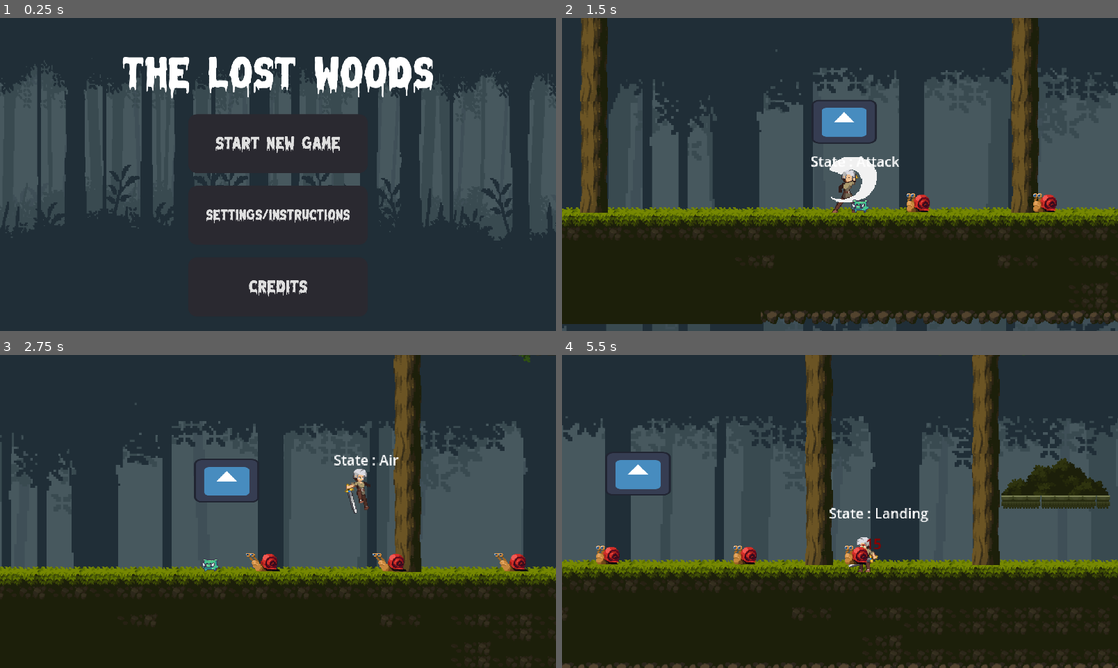
Above: before the commit, frames 1-4 (two rows, left to right).
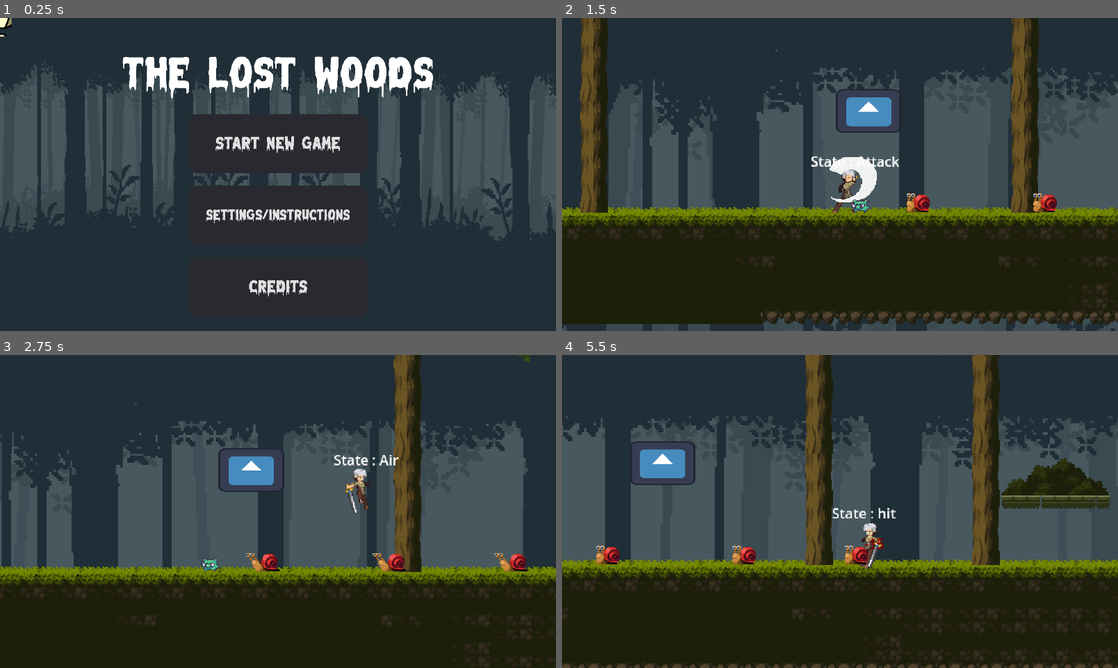
Above: after the commit, the same moments.

Repository: Pikalyx/The-Lost_Woods
Game: Godot game, scene res://main_menu.tscn
Same seed, same stepped clock (60 frames per second), same inputs: the game is played once before the commit and once after it. The engine's default icon, where the game draws it, is replaced by a stand-in: a white triangle on a blue panel in a dark square.
Inputs:
- Up to frame 1 (0.25 s): no input
- Up to frame 2 (1.5 s): click "Start New Game" at 0.5 s; hold D (right) from 1.28 s (still down); hold F (attack) from 1.28 s (still down)
- Up to frame 3 (2.75 s): keep holding D (right); tap Space (jump) at 1.52, 1.55, 1.82, 2.1, 2.27, 2.57 s; release F (attack) at 2.03 s; tap F (attack) at 2.3 s
- Up to frame 4 (5.5 s): release D (right) at 2.78 s; hold A (left) 2.78-3.53 s; hold F (attack) 2.78-3.53 s; tap Space (jump) at 3.05, 3.77, 4.07, 5.27 s; hold D (right) 3.53-5.03 s; tap F (attack) at 3.6, 5.1 s; hold Space (jump) 4.28-5.03 s; hold A (left) from 5.03 s (still down)

The runs differ from the first frame. In frame 1, less than 0.1% of the frame differs, in the area x 0-3%, y 0-6%; in frame 2, 1.9%; in frame 3, 1.9%; in frame 4, 2.8%, in the area x 8-66%, y 27-70%.

Commit message:
Add Death state

Diff:
--- a/Character/HitState.gd
+++ b/Character/HitState.gd
@@ -5,6 +5,7 @@
 @export var damageable : Damageable
 @export var dead_state : State
 @export var dead_animation_node : String = "dead"
+@export var hit_animation_node : String = "hit"
 @export var knockback_speed : float = 100.0
 @export var return_state : State
 
@@ -19,6 +20,7 @@
 	if(damageable.health > 0):
 		character.velocity = knockback_speed * knockback_direction
 		emit_signal("interrupt_state", self)
+		playback.travel(hit_animation_node)
 	else:
 		emit_signal("interrupt_state",dead_state)
 		playback.travel(dead_animation_node)
--- a/Character/player.tscn
+++ b/Character/player.tscn
@@ -14,6 +14,7 @@
 [ext_resource type="Script" path="res://Character/StateDebugLabel.gd" id="11_etpgi"]
 [ext_resource type="Script" path="res://Character/State.gd" id="12_4kl6k"]
 [ext_resource type="Script" path="res://Character/Sword.gd" id="12_ge70g"]
+[ext_resource type="Script" path="res://Character/HitState.gd" id="13_ljs1y"]
 [ext_resource type="Script" path="res://Character/FacingCollisionShape2D.gd" id="13_okjnx"]
 [ext_resource type="Script" path="res://Character/Damageable.gd" id="16_s8spy"]
 
@@ -140,6 +141,45 @@
 "values": [true, false]
 }
 
+[sub_resource type="Animation" id="Animation_yxmb0"]
+resource_name = "dead"
+tracks/0/type = "value"
+tracks/0/imported = false
+tracks/0/enabled = true
+tracks/0/path = NodePath("Sprite2D:texture")
+tracks/0/interp = 1
+tracks/0/loop_wrap = true
+tracks/0/keys = {
+"times": PackedFloat32Array(0),
+"transitions": PackedFloat32Array(1),
+"update": 1,
+"values": [ExtResource("2_gvyms")]
+}
+tracks/1/type = "value"
+tracks/1/imported = false
+tracks/1/enabled = true
+tracks/1/path = NodePath("Sprite2D:hframes")
+tracks/1/interp = 1
+tracks/1/loop_wrap = true
+tracks/1/keys = {
+"times": PackedFloat32Array(0),
+"transitions": PackedFloat32Array(1),
+"update": 1,
+"values": [8]
+}
+tracks/2/type = "value"
+tracks/2/imported = false
+tracks/2/enabled = true
+tracks/2/path = NodePath("Sprite2D:frame")
+tracks/2/interp = 1
+tracks/2/loop_wrap = true
+tracks/2/keys = {
+"times": PackedFloat32Array(0, 0.1, 0.2, 0.3, 0.4, 0.5, 0.6, 0.7),
+"transitions": PackedFloat32Array(1, 1, 1, 1, 1, 1, 1, 1),
+"update": 1,
+"values": [0, 1, 2, 3, 4, 5, 6, 7]
+}
+
 [sub_resource type="Animation" id="Animation_o7ekr"]
 resource_name = "double_jump"
 tracks/0/type = "value"
@@ -177,6 +217,45 @@
 "transitions": PackedFloat32Array(1, 1, 1, 1, 1, 1, 1, 1, 1),
 "update": 1,
 "values": [2, 3, 4, 5, 6, 7, 8, 9, 11]
+}
+
+[sub_resource type="Animation" id="Animation_fuc14"]
+resource_name = "hit"
+tracks/0/type = "value"
+tracks/0/imported = false
+tracks/0/enabled = true
+tracks/0/path = NodePath("Sprite2D:texture")
+tracks/0/interp = 1
+tracks/0/loop_wrap = true
+tracks/0/keys = {
+"times": PackedFloat32Array(0),
+"transitions": PackedFloat32Array(1),
+"update": 1,
+"values": [ExtResource("1_gx7fp")]
+}
+tracks/1/type = "value"
+tracks/1/imported = false
+tracks/1/enabled = true
+tracks/1/path = NodePath("Sprite2D:hframes")
+tracks/1/interp = 1
+tracks/1/loop_wrap = true
+tracks/1/keys = {
+"times": PackedFloat32Array(0),
+"transitions": PackedFloat32Array(1),
+"update": 1,
+"values": [4]
+}
+tracks/2/type = "value"
+tracks/2/imported = false
+tracks/2/enabled = true
+tracks/2/path = NodePath("Sprite2D:frame")
+tracks/2/interp = 1
+tracks/2/loop_wrap = true
+tracks/2/keys = {
+"times": PackedFloat32Array(0, 0.1, 0.2),
+"transitions": PackedFloat32Array(1, 1, 1),
+"update": 1,
+"values": [0, 1, 2]
 }
 
 [sub_resource type="Animation" id="Animation_74p83"]
@@ -315,45 +394,6 @@
 "transitions": PackedFloat32Array(1),
 "update": 1,
 "values": [ExtResource("3_glyhw")]
-}
-tracks/1/type = "value"
-tracks/1/imported = false
-tracks/1/enabled = true
-tracks/1/path = NodePath("Sprite2D:hframes")
-tracks/1/interp = 1
-tracks/1/loop_wrap = true
-tracks/1/keys = {
-"times": PackedFloat32Array(0),
-"transitions": PackedFloat32Array(1),
-"update": 1,
-"values": [8]
-}
-tracks/2/type = "value"
-tracks/2/imported = false
-tracks/2/enabled = true
-tracks/2/path = NodePath("Sprite2D:frame")
-tracks/2/interp = 1
-tracks/2/loop_wrap = true
-tracks/2/keys = {
-"times": PackedFloat32Array(0, 0.1, 0.2, 0.3, 0.4, 0.5, 0.6, 0.7),
-"transitions": PackedFloat32Array(1, 1, 1, 1, 1, 1, 1, 1),
-"update": 1,
-"values": [0, 1, 2, 3, 4, 5, 6, 7]
-}
-
-[sub_resource type="Animation" id="Animation_yxmb0"]
-resource_name = "dead"
-tracks/0/type = "value"
-tracks/0/imported = false
-tracks/0/enabled = true
-tracks/0/path = NodePath("Sprite2D:texture")
-tracks/0/interp = 1
-tracks/0/loop_wrap = true
-tracks/0/keys = {
-"times": PackedFloat32Array(0),
-"transitions": PackedFloat32Array(1),
-"update": 1,
-"values": [ExtResource("2_gvyms")]
 }
 tracks/1/type = "value"
 tracks/1/imported = false
@@ -387,6 +427,7 @@
 "attack2": SubResource("Animation_jl50a"),
 "dead": SubResource("Animation_yxmb0"),
 "double_jump": SubResource("Animation_o7ekr"),
+"hit": SubResource("Animation_fuc14"),
 "idle": SubResource("Animation_74p83"),
 "jump_end": SubResource("Animation_onjsv"),
 "jump_start": SubResource("Animation_g3no1"),
@@ -398,6 +439,9 @@
 
 [sub_resource type="AnimationNodeAnimation" id="AnimationNodeAnimation_178r3"]
 animation = &"attack2"
+
+[sub_resource type="AnimationNodeAnimation" id="AnimationNodeAnimation_cyoke"]
+animation = &"dead"
 
 [sub_resource type="AnimationNodeAnimation" id="AnimationNodeAnimation_e6tv0"]
 animation = &"double_jump"
@@ -449,11 +493,15 @@
 
 [sub_resource type="AnimationNodeStateMachineTransition" id="AnimationNodeStateMachineTransition_in4bh"]
 
+[sub_resource type="AnimationNodeStateMachineTransition" id="AnimationNodeStateMachineTransition_xbfj3"]
+
 [sub_resource type="AnimationNodeStateMachine" id="AnimationNodeStateMachine_1tni3"]
 states/attack1/node = SubResource("AnimationNodeAnimation_nibnj")
 states/attack1/position = Vector2(295.53, 186.739)
 states/attack2/node = SubResource("AnimationNodeAnimation_178r3")
 states/attack2/position = Vector2(479.53, 184.489)
+states/dead/node = SubResource("AnimationNodeAnimation_cyoke")
+states/dead/position = Vector2(698.3, 51.562)
 states/double_jump/node = SubResource("AnimationNodeAnimation_e6tv0")
 states/double_jump/position = Vector2(545.098, -6.27999)
 states/jump_end/node = SubResource("AnimationNodeAnimation_vlben")
@@ -462,8 +510,8 @@
 states/jump_start/position = Vector2(349.312, -6.01624)
 states/move/node = SubResource("AnimationNodeBlendSpace1D_m7qqg")
 states/move/position = Vector2(351.375, 99.875)
-transitions = ["Start", "move", SubResource("AnimationNodeSt …(713 unchanged characters)… mationNodeStateMachineTransition_in4bh")]
-graph_offset = Vector2(139.925, -46.9382)
+transitions = ["Start", "move", SubResource("AnimationNodeSt …(713 unchanged characters)… mationNodeStateMachineTransition_in4bh"), "move", "dead", SubResource("AnimationNodeStateMachineTransition_xbfj3")]
+graph_offset = Vector2(-1777, -541)
 
 [sub_resource type="RectangleShape2D" id="RectangleShape2D_lfif4"]
 size = Vector2(28.25, 48)
@@ -530,6 +578,19 @@
 
 [node name="dead" type="Node" parent="CharacterStateMachine"]
 script = ExtResource("12_4kl6k")
+can_move = false
+
+[node name="hit" type="Node" parent="CharacterStateMachine" node_paths=PackedStringArray("damageable", "dead_state", "return_state")]
+script = ExtResource("13_ljs1y")
+damageable = NodePath("../../Damageable")
+dead_state = NodePath("../dead")
+knockback_speed = 150.0
+return_state = NodePath("../Ground")
+can_move = false
+
+[node name="Timer" type="Timer" parent="CharacterStateMachine/hit"]
+wait_time = 0.329
+one_shot = true
 
 [node name="StateDebugLabel" type="Label" parent="." node_paths=PackedStringArray("state_machine")]
 offset_left = -37.0
@@ -543,6 +604,7 @@
 [node name="Sword" type="Area2D" parent="." node_paths=PackedStringArray("player", "facing_shape")]
 collision_layer = 0
 collision_mask = 4
+monitoring = false
 script = ExtResource("12_ge70g")
 player = NodePath("..")
 facing_shape = NodePath("CollisionShape2D")
@@ -556,8 +618,10 @@
 
 [node name="Damageable" type="Node" parent="."]
 script = ExtResource("16_s8spy")
-health = 100.0
+health = 50.0
 
 [connection signal="animation_finished" from="AnimationTree" to="CharacterStateMachine/Landing" method="_on_animation_tree_animation_finished"]
 [connection signal="animation_finished" from="AnimationTree" to="CharacterStateMachine/Attack" method="_on_animation_tree_animation_finished"]
+[connection signal="animation_finished" from="AnimationTree" to="Damageable" method="_on_animation_tree_animation_finished"]
+[connection signal="timeout" from="CharacterStateMachine/hit/Timer" to="CharacterStateMachine/hit" method="_on_timer_timeout"]
 [connection signal="body_entered" from="Sword" to="Sword" method="_on_body_entered"]
--- /dev/null
+++ b/exit.gd
@@ -0,0 +1,18 @@
+extends Area2D
+
+@export var damage : int = 15
+
+
+func _on_body_entered(body):
+	for child in body.get_children():
+		if child is Damageable:
+
+			var direction_to_damageable = (body.global_position - get_parent().global_position)
+			var direction_sign = sign(direction_to_damageable.x)
+
+			if(direction_sign > 0):
+				child.hit(damage, Vector2.RIGHT)
+			elif(direction_sign < 0):
+				child.hit(damage, Vector2.LEFT)
+			else:
+				child.hit(damage, Vector2.ZERO)
--- a/main_menu.tscn
+++ b/main_menu.tscn
@@ -6,6 +6,7 @@
 [ext_resource type="Texture2D" uid="uid://ckquxv8pdnx0o" path="res://Parallax/Garden_s Forest/background3.png" id="4_yb8cr"]
 [ext_resource type="Texture2D" uid="uid://6j2454jial6c" path="res://Parallax/Garden_s Forest/background2.png" id="5_tpn4b"]
 [ext_resource type="Texture2D" uid="uid://38g7ge6orvdd" path="res://Parallax/Garden_s Forest/background1.png" id="6_ch477"]
+[ext_resource type="Texture2D" uid="uid://bluf7oonxc25e" path="res://Art/prac/TrapIdle.png" id="7_ye4k3"]
 
 [sub_resource type="StyleBoxFlat" id="StyleBoxFlat_8rtt3"]
 bg_color = Color(0.164706, 0.160784, 0.188235, 1)
@@ -27,6 +28,228 @@
 corner_radius_top_right = 30
 corner_radius_bottom_right = 30
 corner_radius_bottom_left = 30
+
+[sub_resource type="AtlasTexture" id="AtlasTexture_a6qge"]
+atlas = ExtResource("7_ye4k3")
+region = Rect2(0, 0, 373, 117)
+
+[sub_resource type="AtlasTexture" id="AtlasTexture_qjidp"]
+atlas = ExtResource("7_ye4k3")
+region = Rect2(373, 0, 373, 117)
+
+[sub_resource type="AtlasTexture" id="AtlasTexture_4tjei"]
+atlas = ExtResource("7_ye4k3")
+region = Rect2(0, 117, 373, 117)
+
+[sub_resource type="AtlasTexture" id="AtlasTexture_0gb0s"]
+atlas = ExtResource("7_ye4k3")
+region = Rect2(373, 117, 373, 117)
+
+[sub_resource type="AtlasTexture" id="AtlasTexture_pk1xc"]
+atlas = ExtResource("7_ye4k3")
+region = Rect2(0, 234, 373, 117)
+
+[sub_resource type="AtlasTexture" id="AtlasTexture_xick1"]
+atlas = ExtResource("7_ye4k3")
+region = Rect2(373, 234, 373, 117)
+
+[sub_resource type="AtlasTexture" id="AtlasTexture_17nk5"]
+atlas = ExtResource("7_ye4k3")
+region = Rect2(0, 351, 373, 117)
+
+[sub_resource type="AtlasTexture" id="AtlasTexture_3pq6q"]
+atlas = ExtResource("7_ye4k3")
+region = Rect2(373, 351, 373, 117)
+
+[sub_resource type="AtlasTexture" id="AtlasTexture_854cf"]
+atlas = ExtResource("7_ye4k3")
+region = Rect2(0, 468, 373, 117)
+
+[sub_resource type="AtlasTexture" id="AtlasTexture_mgt8l"]
+atlas = ExtResource("7_ye4k3")
+region = Rect2(373, 468, 373, 117)
+
+[sub_resource type="AtlasTexture" id="AtlasTexture_5wwkw"]
+atlas = ExtResource("7_ye4k3")
+region = Rect2(0, 585, 373, 117)
+
+[sub_resource type="AtlasTexture" id="AtlasTexture_hwvhy"]
+atlas = ExtResource("7_ye4k3")
+region = Rect2(0, 0, 373, 117)
+
+[sub_resource type="AtlasTexture" id="AtlasTexture_dly05"]
+atlas = ExtResource("7_ye4k3")
+region = Rect2(373, 0, 373, 117)
+
+[sub_resource type="AtlasTexture" id="AtlasTexture_63mjv"]
+atlas = ExtResource("7_ye4k3")
+region = Rect2(0, 117, 373, 117)
+
+[sub_resource type="AtlasTexture" id="AtlasTexture_rb3yr"]
+atlas = ExtResource("7_ye4k3")
+region = Rect2(373, 117, 373, 117)
+
+[sub_resource type="AtlasTexture" id="AtlasTexture_foftk"]
+atlas = ExtResource("7_ye4k3")
+region = Rect2(0, 234, 373, 117)
+
+[sub_resource type="AtlasTexture" id="AtlasTexture_6jihn"]
+atlas = ExtResource("7_ye4k3")
+region = Rect2(373, 234, 373, 117)
+
+[sub_resource type="AtlasTexture" id="AtlasTexture_ci3nm"]
+atlas = ExtResource("7_ye4k3")
+region = Rect2(0, 351, 373, 117)
+
+[sub_resource type="AtlasTexture" id="AtlasTexture_468ld"]
+atlas = ExtResource("7_ye4k3")
+region = Rect2(373, 351, 373, 117)
+
+[sub_resource type="AtlasTexture" id="AtlasTexture_qe1ti"]
+atlas = ExtResource("7_ye4k3")
+region = Rect2(0, 468, 373, 117)
+
+[sub_resource type="AtlasTexture" id="AtlasTexture_l1diy"]
+atlas = ExtResource("7_ye4k3")
+region = Rect2(373, 468, 373, 117)
+
+[sub_resource type="AtlasTexture" id="AtlasTexture_awaoo"]
+atlas = ExtResource("7_ye4k3")
+region = Rect2(0, 585, 373, 117)
+
+[sub_resource type="SpriteFrames" id="SpriteFrames_28yup"]
+animations = [{
+"frames": [{
+"duration": 1.0,
+"texture": SubResource("AtlasTexture_a6qge")
+}, {
+"duration": 1.0,
+"texture": SubResource("AtlasTexture_qjidp")
+}, {
+"duration": 1.0,
+"texture": SubResource("AtlasTexture_4tjei")
+}, {
+"duration": 1.0,
+"texture": SubResource("AtlasTexture_0gb0s")
+}, {
+"duration": 1.0,
+"texture": SubResource("AtlasTexture_pk1xc")
+}, {
+"duration": 1.0,
+"texture": SubResource("AtlasTexture_xick1")
+}, {
+"duration": 1.0,
+"texture": SubResource("AtlasTexture_17nk5")
+}, {
+"duration": 1.0,
+"texture": SubResource("AtlasTexture_3pq6q")
+}, {
+"duration": 1.0,
+"texture": SubResource("AtlasTexture_854cf")
+}, {
+"duration": 1.0,
+"texture": SubResource("AtlasTexture_mgt8l")
+}, {
+"duration": 1.0,
+"texture": SubResource("AtlasTexture_5wwkw")
+}, {
+"duration": 1.0,
+"texture": SubResource("AtlasTexture_hwvhy")
+}, {
+"duration": 1.0,
+"texture": SubResource("AtlasTexture_dly05")
+}, {
+"duration": 1.0,
+"texture": SubResource("AtlasTexture_63mjv")
+}, {
+"duration": 1.0,
+"texture": SubResource("AtlasTexture_rb3yr")
+}, {
+"duration": 1.0,
+"texture": SubResource("AtlasTexture_foftk")
+}, {
+"duration": 1.0,
+"texture": SubResource("AtlasTexture_6jihn")
+}, {
+"duration": 1.0,
+"texture": SubResource("AtlasTexture_ci3nm")
+}, {
+"duration": 1.0,
+"texture": SubResource("AtlasTexture_468ld")
+}, {
+"duration": 1.0,
+"texture": SubResource("AtlasTexture_qe1ti")
+}, {
+"duration": 1.0,
+"texture": SubResource("AtlasTexture_l1diy")
+}, {
+"duration": 1.0,
+"texture": SubResource("AtlasTexture_awaoo")
+}],
+"loop": true,
+"name": &"lookout",
+"speed": 10.0
+}]
+
+[sub_resource type="Animation" id="Animation_0aqgy"]
+length = 0.001
+tracks/0/type = "value"
+tracks/0/imported = false
+tracks/0/enabled = true
+tracks/0/path = NodePath("Sprite2D:texture")
+tracks/0/interp = 1
+tracks/0/loop_wrap = true
+tracks/0/keys = {
+"times": PackedFloat32Array(0),
+"transitions": PackedFloat32Array(1),
+"update": 1,
+"values": [ExtResource("7_ye4k3")]
+}
+
+[sub_resource type="Animation" id="Animation_264gl"]
+resource_name = "lookout"
+tracks/0/type = "value"
+tracks/0/imported = false
+tracks/0/enabled = true
+tracks/0/path = NodePath("Sprite2D:texture")
+tracks/0/interp = 1
+tracks/0/loop_wrap = true
+tracks/0/keys = {
+"times": PackedFloat32Array(0, 0.6),
+"transitions": PackedFloat32Array(1, 1),
+"update": 1,
+"values": [ExtResource("7_ye4k3"), ExtResource("7_ye4k3")]
+}
+tracks/1/type = "value"
+tracks/1/imported = false
+tracks/1/enabled = true
+tracks/1/path = NodePath("Sprite2D:hframes")
+tracks/1/interp = 1
+tracks/1/loop_wrap = true
+tracks/1/keys = {
+"times": PackedFloat32Array(0),
+"transitions": PackedFloat32Array(1),
+"update": 1,
+"values": [11]
+}
+tracks/2/type = "value"
+tracks/2/imported = false
+tracks/2/enabled = true
+tracks/2/path = NodePath("Sprite2D:frame")
+tracks/2/interp = 1
+tracks/2/loop_wrap = true
+tracks/2/keys = {
+"times": PackedFloat32Array(),
+"transitions": PackedFloat32Array(),
+"update": 1,
+"values": []
+}
+
+[sub_resource type="AnimationLibrary" id="AnimationLibrary_q3yju"]
+_data = {
+"RESET": SubResource("Animation_0aqgy"),
+"lookout": SubResource("Animation_264gl")
+}
 
 [node name="MainMenu" type="Node2D"]
 script = ExtResource("1_hted8")
@@ -160,6 +383,26 @@
 scale = Vector2(4.36198, 5.41333)
 texture = ExtResource("6_ch477")
 
+[node name="Node" type="Node" parent="."]
+
+[node name="AnimatedSprite2D" type="AnimatedSprite2D" parent="Node"]
+position = Vector2(657, -312)
+sprite_frames = SubResource("SpriteFrames_28yup")
+animation = &"lookout"
+frame_progress = 0.980265
+
+[node name="Sprite2D" type="Sprite2D" parent="Node"]
+position = Vector2(3.08333, 0)
+scale = Vector2(0.77957, 1)
+texture = ExtResource("7_ye4k3")
+hframes = 11
+vframes = 8
+
+[node name="AnimationPlayer" type="AnimationPlayer" parent="Node"]
+libraries = {
+"": SubResource("AnimationLibrary_q3yju")
+}
+
 [connection signal="button_up" from="MarginContainer/VBoxContainer2/VBoxContainer/MarginContainer/NewGameButton" to="." method="_on_new_game_button_button_up"]
 [connection signal="button_up" from="MarginContainer/VBoxContainer2/VBoxContainer/MarginContainer2/SettingsButton" to="." method="_on_settings_button_button_up"]
 [connection signal="button_up" from="MarginContainer/VBoxContainer2/VBoxContainer/MarginContainer3/CreditsButton" to="." method="_on_credits_button_button_up"]
--- a/test_level1.tscn
+++ b/test_level1.tscn
@@ -14,6 +14,7 @@
 [ext_resource type="Script" path="res://NextLevel.gd" id="12_1tbo6"]
 [ext_resource type="PackedScene" uid="uid://bycd8bsoi3b3j" path="res://test_level_3.tscn" id="13_m181l"]
 [ext_resource type="Texture2D" uid="uid://b5h86yxmxoajq" path="res://icon.svg" id="14_ipw3x"]
+[ext_resource type="Script" path="res://exit.gd" id="15_p6skj"]
 
 [sub_resource type="TileSetAtlasSource" id="TileSetAtlasSource_wqln0"]
 texture = ExtResource("1_iy2pk")
@@ -1478,6 +1479,9 @@
 [sub_resource type="CircleShape2D" id="CircleShape2D_2yq22"]
 radius = 31.1448
 
+[sub_resource type="RectangleShape2D" id="RectangleShape2D_qmp8j"]
+size = Vector2(8974, 199.5)
+
 [node name="TestLevel" type="Node2D"]
 
 [node name="TileMap" type="TileMap" parent="."]
@@ -1581,8 +1585,18 @@
 position = Vector2(-597, -48)
 
 [node name="Sprite2D" type="Sprite2D" parent="."]
-position = Vector2(22.75, -14.75)
+position = Vector2(51, -27)
 scale = Vector2(0.589844, 0.394531)
 texture = ExtResource("14_ipw3x")
 
+[node name="exit" type="Area2D" parent="."]
+collision_mask = 6
+script = ExtResource("15_p6skj")
+damage = 1000
+
+[node name="CollisionShape2D" type="CollisionShape2D" parent="exit"]
+position = Vector2(442, 636.75)
+shape = SubResource("RectangleShape2D_qmp8j")
+
 [connection signal="body_entered" from="Area2D" to="Area2D" method="_on_body_entered"]
+[connection signal="body_entered" from="exit" to="exit" method="_on_body_entered"]
Binary file added: Art/prac/TrapIdle.png
Not shown, added: Art/prac/TrapIdle.png.import
Not shown: 1 places in Character/player.tscn that only renumber resources
Not shown: 1 places in main_menu.tscn that only renumber resources
Not shown: 1 places in test_level1.tscn that only renumber resources
Not shown, changed: Art/.DS_Store
Not shown, added: Art/prac/.DS_Store
